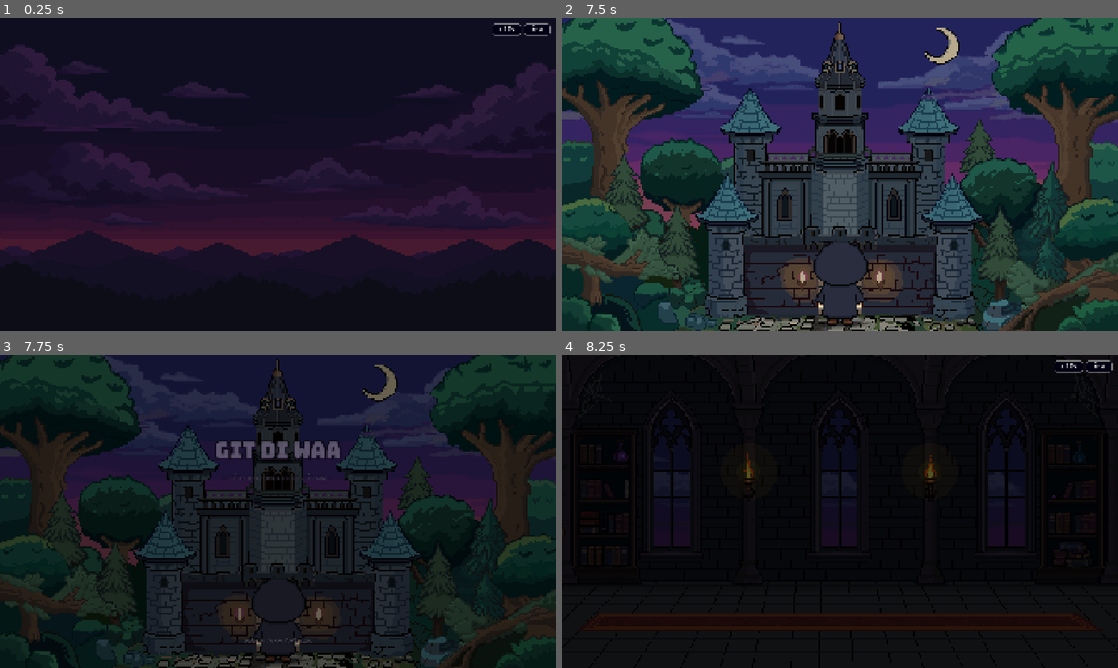
Above: before the commit, frames 1-4 (two rows, left to right).
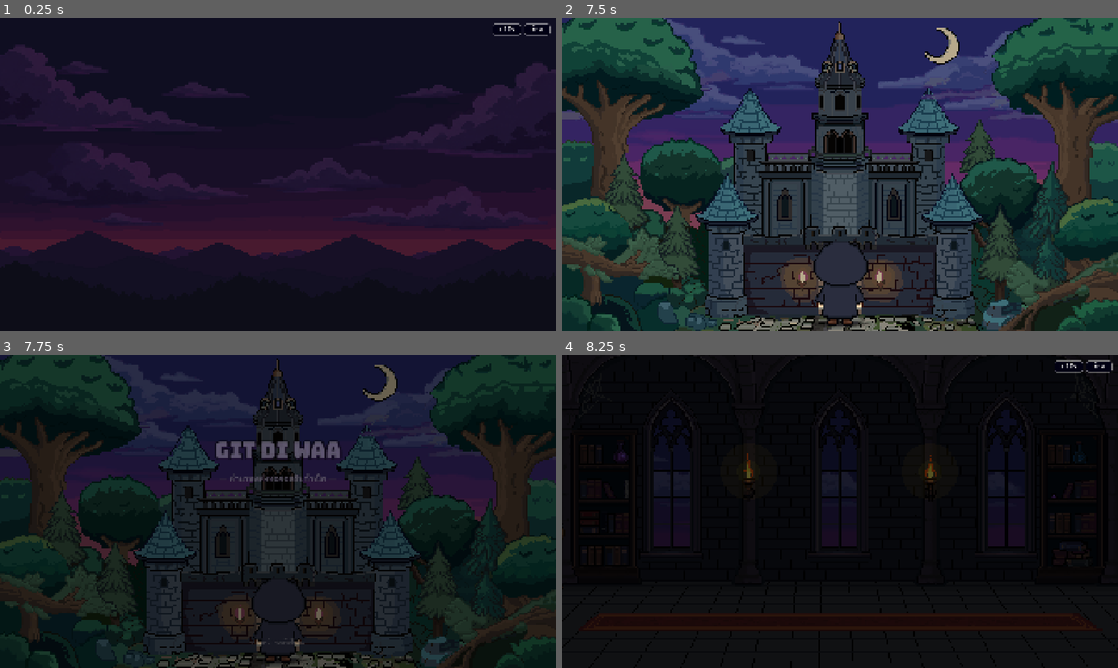
Above: after the commit, the same moments.

Repository: PetchAuisui/Demo-Game-Git-Diwaa
Game: Godot game, scene res://features/cutscene/outside_cutscene.tscn
The game is run twice, just before and just after one commit, with the same random seed, the same clock (stepped at 60 frames per second) and the same inputs. This scene is started directly instead of the project's main scene. Sound files missing from this copy of the repository are replaced by a short silence.
Inputs (mouse positions are in pixels of both pictures, inside the frame that each line leads up to):
- Up to frame 1 (0.25 s): no input
- Up to frame 2 (7.5 s): tap Enter (ui_accept) at 0.5, 0.77, 2.27, 3.77, 4.52, 5.27, 6.77 s; move the mouse to (962, 158) at 0.52 s; hold Right 0.53-1.25 s; hold Space 0.53-1.25 s; click (962, 158) at 0.67 s; click (1067, 30) at 1.25 s; move the mouse to (728, 190) at 2.02 s; hold Down 2.03-2.78 s; tap Shift at 2.1 s; click (728, 190) at 2.17 s; move the mouse to (895, 105) at 2.77 s; hold Right 2.78-3.53 s; tap Keypad Enter at 2.85 s; click (895, 105) at 2.92 s; move the mouse to (812, 237) at 3.52 s; hold Up 3.53-4.28 s; tap Backspace at 3.6 s; click (812, 237) at 3.67 s; move the mouse to (1006, 221) at 4.27 s; hold Left 4.28-5.78 s; tap 1 at 4.35 s; click (1006, 221) at 4.42 s; move the mouse to (673, 127) at 5.02 s; tap 2 at 5.1 s; click (673, 127) at 5.17 s; move the mouse to (867, 174) at 5.77 s; hold Down 5.78-6.53 s; tap 3 at 5.85 s; click (867, 174) at 5.92 s; move the mouse to (756, 96) at 6.52 s; hold Right 6.53-7.28 s; tap 4 at 6.6 s; click (756, 96) at 6.67 s; move the mouse to (962, 158) at 7.27 s; hold Up from 7.28 s (still down); tap C at 7.35 s; click (962, 158) at 7.42 s
- Up to frame 3 (7.75 s): keep holding Up; tap Enter (ui_accept) at 7.52 s
- Up to frame 4 (8.25 s): move the mouse to (728, 527) at 8.02 s; release Up at 8.03 s; hold Right from 8.03 s (still down); tap Space at 8.1 s; click (728, 527) at 8.17 s

Frames 1-2 are identical in both runs. In frame 3, 0.2% of the frame differs, in the area x 41-59%, y 37-93%; in frame 4, nothing differs.

Commit message:
feat(cutscene): ปรับปรุงฟอนต์และข้อความในฉากหน้าหอคอย outside_cutscene

Diff:
--- a/game/features/cutscene/outside_cutscene.gd
+++ b/game/features/cutscene/outside_cutscene.gd
@@ -122,7 +122,7 @@
 
 	title_container.modulate = Color(1, 1, 1, 0)
 	if subtitle_label:
-		subtitle_label.text = "— ตำนานแห่งหอคอยต้นกำเนิด —"
+		subtitle_label.text = "― ตำนานแห่งหอคอยต้นกำเนิด ―"
 	if start_prompt:
 		start_prompt.text = "คลิกหน้าจอเพื่อไปต่อ"
 	fade_overlay.color = Color(0, 0, 0, 1)
--- a/game/features/cutscene/outside_cutscene.tscn
+++ b/game/features/cutscene/outside_cutscene.tscn
@@ -8,6 +8,8 @@
 [ext_resource type="FontFile" uid="uid://csurxmw2vmws4" path="res://assets/fonts/TA-8-bit.ttf" id="6_ta_font"]
 [ext_resource type="FontFile" path="res://assets/fonts/Bungee-Regular.ttf" id="7_press_start"]
 [ext_resource type="Texture2D" uid="uid://dmykeg4jphdb0" path="res://assets/cutscene/props/khampri/drop_shadow.png" id="8_drop_shadow"]
+[ext_resource type="FontFile" uid="uid://deedcfbkojx6k" path="res://assets/fonts/ChakraPetch-Bold.ttf" id="9_chakra_bold"]
+[ext_resource type="FontFile" path="res://assets/fonts/ChakraPetch-Regular.ttf" id="10_chakra_reg"]
 
 [sub_resource type="AtlasTexture" id="AtlasTexture_storm_0"]
 atlas = ExtResource("2_storm")
@@ -864,6 +866,16 @@
 [sub_resource type="FontVariation" id="FontVariation_title_bold"]
 base_font = ExtResource("7_press_start")
 
+[sub_resource type="FontVariation" id="FontVariation_sub_bold"]
+base_font = ExtResource("9_chakra_bold")
+spacing_top = 4
+spacing_bottom = 2
+
+[sub_resource type="FontVariation" id="FontVariation_prompt_reg"]
+base_font = ExtResource("10_chakra_reg")
+spacing_top = 4
+spacing_bottom = 2
+
 [node name="OutsideCutscene" type="Node2D"]
 script = ExtResource("1_script")
 
@@ -977,12 +989,14 @@
 offset_bottom = -90.0
 grow_horizontal = 2
 grow_vertical = 2
-theme_override_colors/font_color = Color(0.86, 0.84, 0.94, 0.92)
-theme_override_colors/font_outline_color = Color(0.08, 0.05, 0.14, 0.9)
-theme_override_constants/outline_size = 5
-theme_override_fonts/font = ExtResource("6_ta_font")
-theme_override_font_sizes/font_size = 30
-text = "— ตำนานแห่งหอคอยต้นกำเนิด —"
+theme_override_colors/font_color = Color(0.95, 0.93, 1, 1)
+theme_override_colors/font_shadow_color = Color(0.2, 0.1, 0.35, 0.6)
+theme_override_constants/shadow_offset_y = 2
+theme_override_colors/font_outline_color = Color(0.06, 0.04, 0.12, 0.95)
+theme_override_constants/outline_size = 4
+theme_override_fonts/font = SubResource("FontVariation_sub_bold")
+theme_override_font_sizes/font_size = 28
+text = "― ตำนานแห่งหอคอยต้นกำเนิด ―"
 horizontal_alignment = 1
 vertical_alignment = 1
 
@@ -992,18 +1006,20 @@
 anchor_top = 1.0
 anchor_right = 0.5
 anchor_bottom = 1.0
-offset_left = -450.0
-offset_top = -120.0
-offset_right = 450.0
-offset_bottom = -60.0
+offset_left = -300.0
+offset_top = -110.0
+offset_right = 300.0
+offset_bottom = -70.0
 grow_horizontal = 2
 grow_vertical = 0
-theme_override_colors/font_color = Color(0.9, 0.93, 1, 0.95)
-theme_override_colors/font_outline_color = Color(0.08, 0.05, 0.14, 0.9)
-theme_override_constants/outline_size = 5
-theme_override_fonts/font = ExtResource("6_ta_font")
-theme_override_font_sizes/font_size = 28
-text = "— กด Space หรือคลิก เพื่อเข้าสู่ด่านแรก —"
+mouse_filter = 2
+mouse_default_cursor_shape = 2
+theme_override_colors/font_color = Color(0.980392, 0.976471, 0.964706, 0.95)
+theme_override_colors/font_outline_color = Color(0.05, 0.03, 0.1, 0.85)
+theme_override_constants/outline_size = 3
+theme_override_fonts/font = SubResource("FontVariation_prompt_reg")
+theme_override_font_sizes/font_size = 22
+text = "คลิกหน้าจอเพื่อไปต่อ"
 horizontal_alignment = 1
 vertical_alignment = 1
 
Not shown, changed: docs/fonts.md
